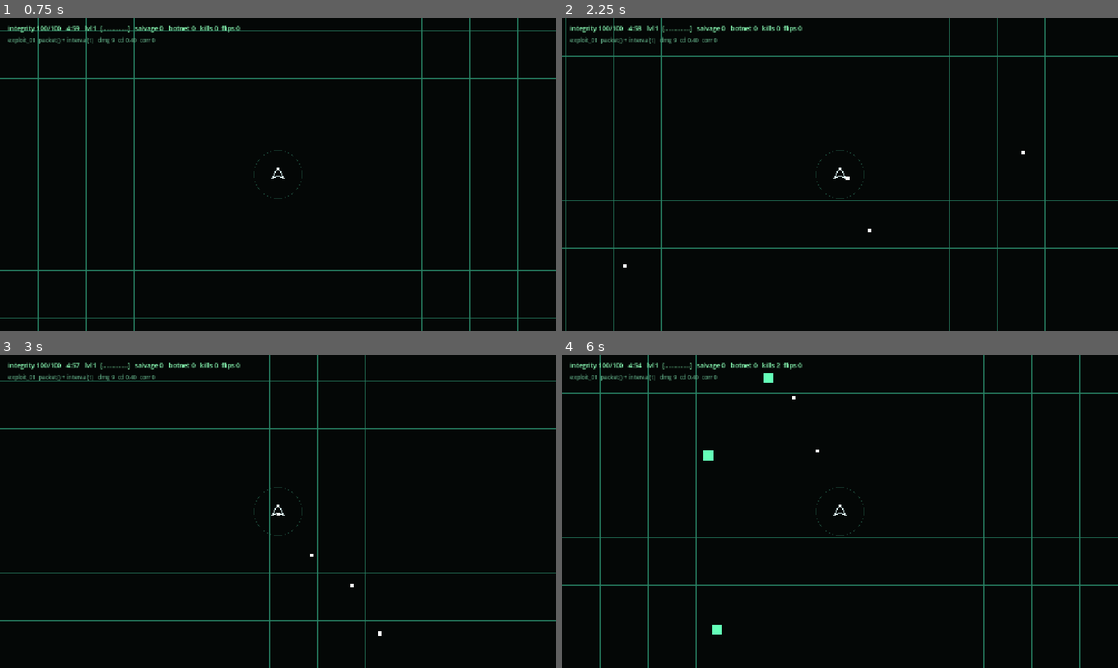
Above: before the commit, frames 1-4 (two rows, left to right).
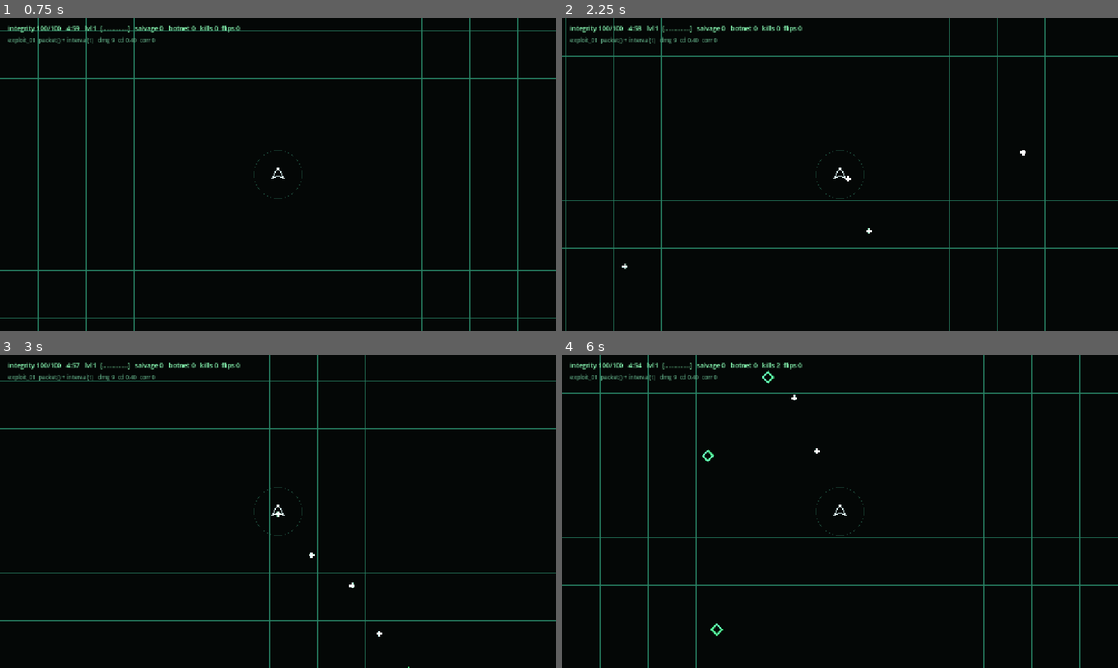
Above: after the commit, the same moments.

Repository: seanperkins/rootkit-game
Game: Godot game, scene res://scenes/main.tscn
Two runs of this game, one before a commit and one after it. Both use one fixed random seed, a clock stepped at 60 frames per second and the inputs below.
Inputs:
- Up to frame 1 (0.75 s): click "./intrude --subnet 01 [ENTER]" at 0.5 s
- Up to frame 2 (2.25 s): tap Enter at 1.25, 1.35 s; hold D 1.28-2.03 s; hold S from 2.03 s (still down); tap Keypad Enter at 2.1 s
- Up to frame 3 (3 s): tap Space at 2.75 s; release S at 2.78 s; hold D from 2.78 s (still down); tap R at 2.85 s
- Up to frame 4 (6 s): release D at 3.53 s; hold W 3.53-4.28 s; tap one key every 0.75 s from 3.6 s: Enter Keypad Enter R Enter; hold A 4.28-5.78 s; hold S from 5.78 s (still down)

Frame 1 is identical in both runs. In frame 2, less than 0.1% of the frame differs, in the area x 10-84%, y 42-81%; in frame 3, less than 0.1%; in frame 4, 0.2%, in the area x 25-47%, y 4-90%.

Commit message:
feat: procedural glyph shader — distinct silhouette per entity type
Enemies were identical squares. Each type now draws its own outline from a
canvas_item shader reading the glyph index out of INSTANCE_CUSTOM: diamond for
daemon, barred square for firewall, chevron for worm, doubled hexagon for ICE
and botnet nodes, plus for packets, pip for shards.

Drawn entirely in the shader, so the repository still ships no image assets and
no font — and it is readability as much as art direction: 600 identical squares
tell you nothing about what is closing on you.

Diff:
--- a/scripts/run/run.gd
+++ b/scripts/run/run.gd
@@ -565,10 +565,14 @@
 	var mm := MultiMesh.new()
 	mm.transform_format = MultiMesh.TRANSFORM_2D
 	mm.use_colors = true
+	mm.use_custom_data = true      # carries the glyph index
 	mm.mesh = quad
 	var node := MultiMeshInstance2D.new()
 	node.multimesh = mm
 	node.z_index = z
+	var mat := ShaderMaterial.new()
+	mat.shader = load("res://shaders/glyph.gdshader")
+	node.material = mat
 	add_child(node)
 	return node
 
@@ -598,13 +602,13 @@
 	grid_lines.set("target", self)
 
 func _build_renderers() -> void:
-	_mm_enemy = _make_mm(20.0, 2)
+	_mm_enemy = _make_mm(30.0, 2)
 	_mm_enemy.multimesh.instance_count = MAX_ENEMIES
-	_mm_proj = _make_mm(7.0, 3)
+	_mm_proj = _make_mm(13.0, 3)
 	_mm_proj.multimesh.instance_count = MAX_PROJECTILES
-	_mm_shard = _make_mm(5.0, 1)
+	_mm_shard = _make_mm(9.0, 1)
 	_mm_shard.multimesh.instance_count = MAX_SHARDS
-	_mm_botnet = _make_mm(16.0, 2)
+	_mm_botnet = _make_mm(26.0, 2)
 	_mm_botnet.multimesh.instance_count = MAX_BOTNET
 
 func _update_renderers() -> void:
@@ -616,21 +620,25 @@
 		mm.set_instance_transform_2d(i, Transform2D(0.0, Vector2(s, s), 0.0, enemies.pos[i]))
 		var frac: float = clampf(enemies.corruption[i] / maxf(thresholds[enemies.type_index[i]], 0.001), 0.0, 1.0)
 		mm.set_instance_color(i, t.color.lerp(Color(1.5, 0.25, 1.5), frac) * 1.15)
+		mm.set_instance_custom_data(i, Color(float(t.glyph), 0.0, 0.0, 0.0))
 	mm = _mm_proj.multimesh
 	mm.visible_instance_count = projectiles.count
 	for i in projectiles.count:
 		mm.set_instance_transform_2d(i, Transform2D(0.0, Vector2.ONE, 0.0, projectiles.pos[i]))
 		mm.set_instance_color(i, Color(1.1, 1.7, 1.4))
+		mm.set_instance_custom_data(i, Color(4.0, 0.0, 0.0, 0.0))
 	mm = _mm_shard.multimesh
 	mm.visible_instance_count = shards.count
 	for i in shards.count:
 		mm.set_instance_transform_2d(i, Transform2D(0.0, Vector2.ONE, 0.0, shards.pos[i]))
 		mm.set_instance_color(i, Color(0.5, 1.3, 1.7))
+		mm.set_instance_custom_data(i, Color(5.0, 0.0, 0.0, 0.0))
 	mm = _mm_botnet.multimesh
 	mm.visible_instance_count = botnet.count
 	for i in botnet.count:
 		mm.set_instance_transform_2d(i, Transform2D(0.0, Vector2.ONE, 0.0, botnet.pos[i]))
 		mm.set_instance_color(i, Color(1.6, 0.5, 1.6))
+		mm.set_instance_custom_data(i, Color(3.0, 0.0, 0.0, 0.0))
 
 func _draw() -> void:
 	var pts := PackedVector2Array([
--- /dev/null
+++ b/shaders/glyph.gdshader
@@ -0,0 +1,55 @@
+shader_type canvas_item;
+
+// Procedural glyph silhouettes for the MultiMesh swarm. Drawn in code, so the
+// repository still ships no image assets and no font. Distinct outlines per
+// enemy type are also readability: 600 identical squares tell you nothing about
+// what is closing on you.
+//
+// INSTANCE_CUSTOM.r carries the glyph index.
+
+varying flat float glyph;
+
+void vertex() {
+	glyph = INSTANCE_CUSTOM.r;
+}
+
+float ring(float d, float radius, float width) {
+	return 1.0 - smoothstep(width * 0.5, width, abs(d - radius));
+}
+
+void fragment() {
+	vec2 p = UV - vec2(0.5);
+	int g = int(glyph + 0.5);
+	float a;
+
+	if (g == 0) {
+		// daemon — diamond outline
+		a = ring(abs(p.x) + abs(p.y), 0.34, 0.10);
+	} else if (g == 1) {
+		// firewall — heavy square with a centre bar
+		float sq = ring(max(abs(p.x), abs(p.y)), 0.34, 0.13);
+		float bar = (1.0 - smoothstep(0.03, 0.06, abs(p.y))) * step(abs(p.x), 0.20);
+		a = max(sq, bar);
+	} else if (g == 2) {
+		// worm — chevron
+		a = (1.0 - smoothstep(0.05, 0.11, abs(abs(p.x) * 1.15 - (p.y + 0.22))))
+			* step(abs(p.x), 0.36);
+	} else if (g == 3) {
+		// ICE — hexagon, doubled
+		float h = max(abs(p.x) * 0.866 + abs(p.y) * 0.5, abs(p.y));
+		a = max(ring(h, 0.40, 0.09), ring(h, 0.22, 0.07));
+	} else if (g == 4) {
+		// packet — a plus
+		float v = (1.0 - smoothstep(0.10, 0.19, abs(p.x))) * step(abs(p.y), 0.42);
+		float hh = (1.0 - smoothstep(0.10, 0.19, abs(p.y))) * step(abs(p.x), 0.42);
+		a = max(v, hh);
+	} else {
+		// data shard — solid pip
+		a = 1.0 - smoothstep(0.22, 0.34, length(p));
+	}
+
+	if (a < 0.02) {
+		discard;
+	}
+	COLOR.a *= a;
+}
Not shown, added: shaders/glyph.gdshader.uid
